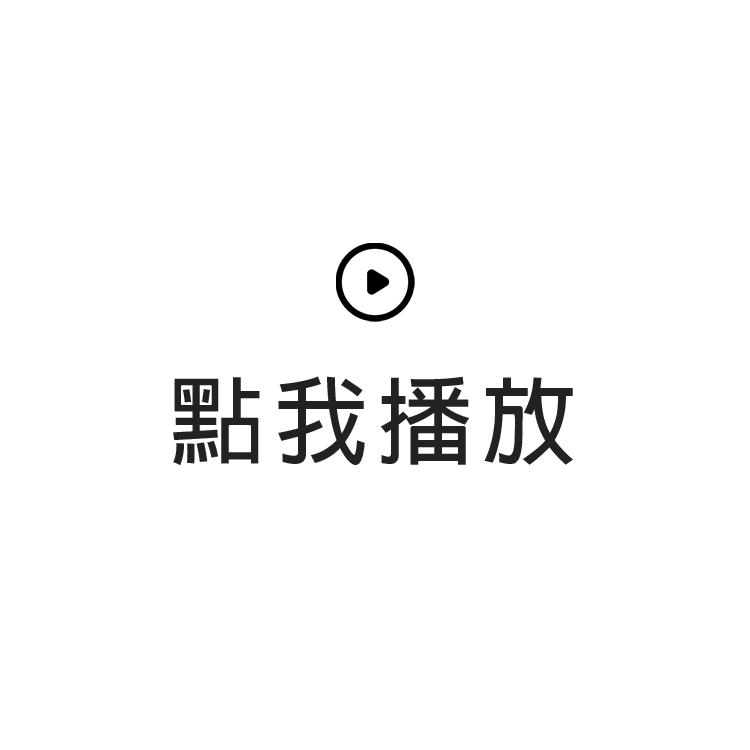
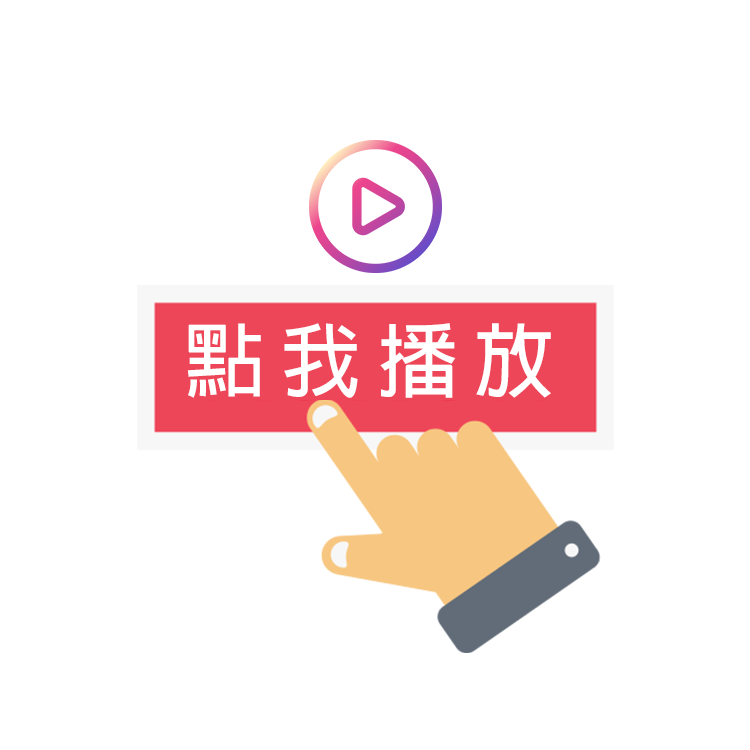
Before/after of a (750, 750) layered artwork. What changed in the layer stack:
added layer "play-button" above "點我播放" over (309, 140, 442, 273)
painted on "點我播放" over (173, 323, 573, 466)
added layer "圖層 2" above "action" over (176, 325, 570, 400)
added layer "action" above "圖層 1" over (137, 284, 614, 653)
hid "圖層 1" over (336, 243, 415, 322)
